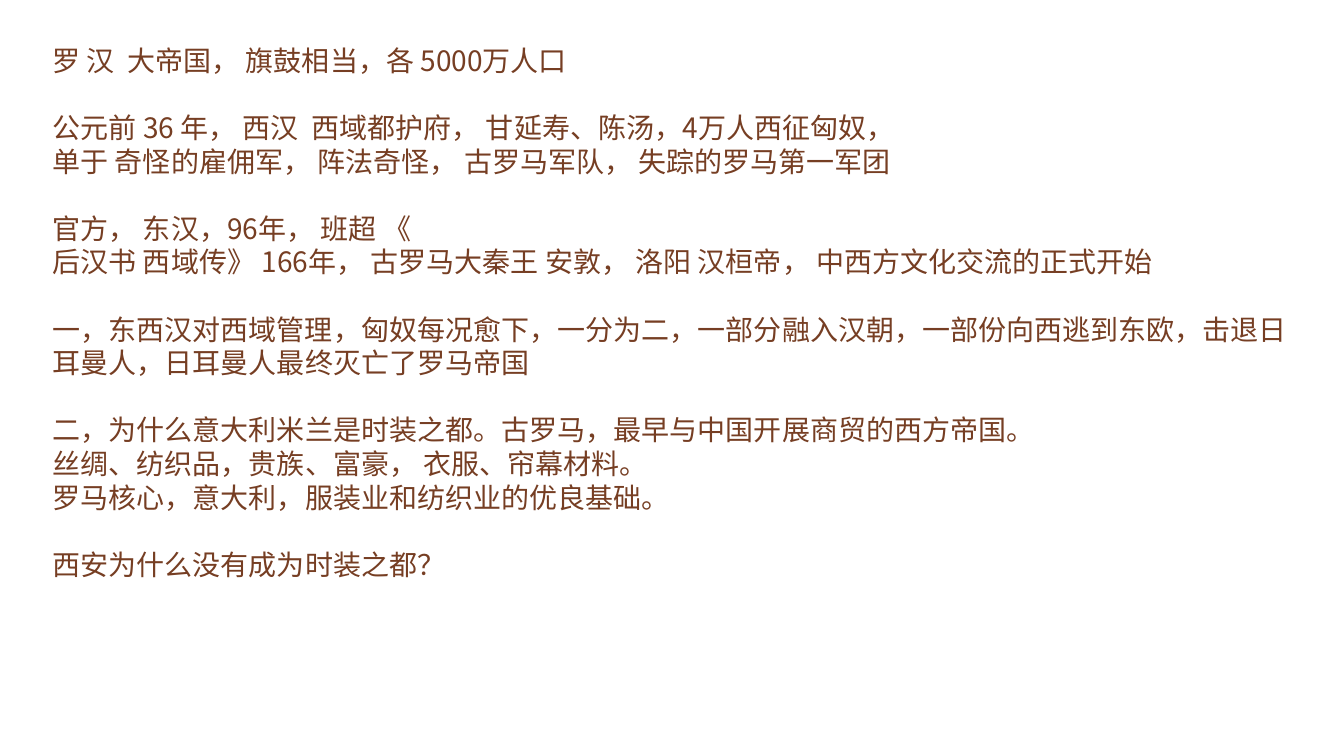
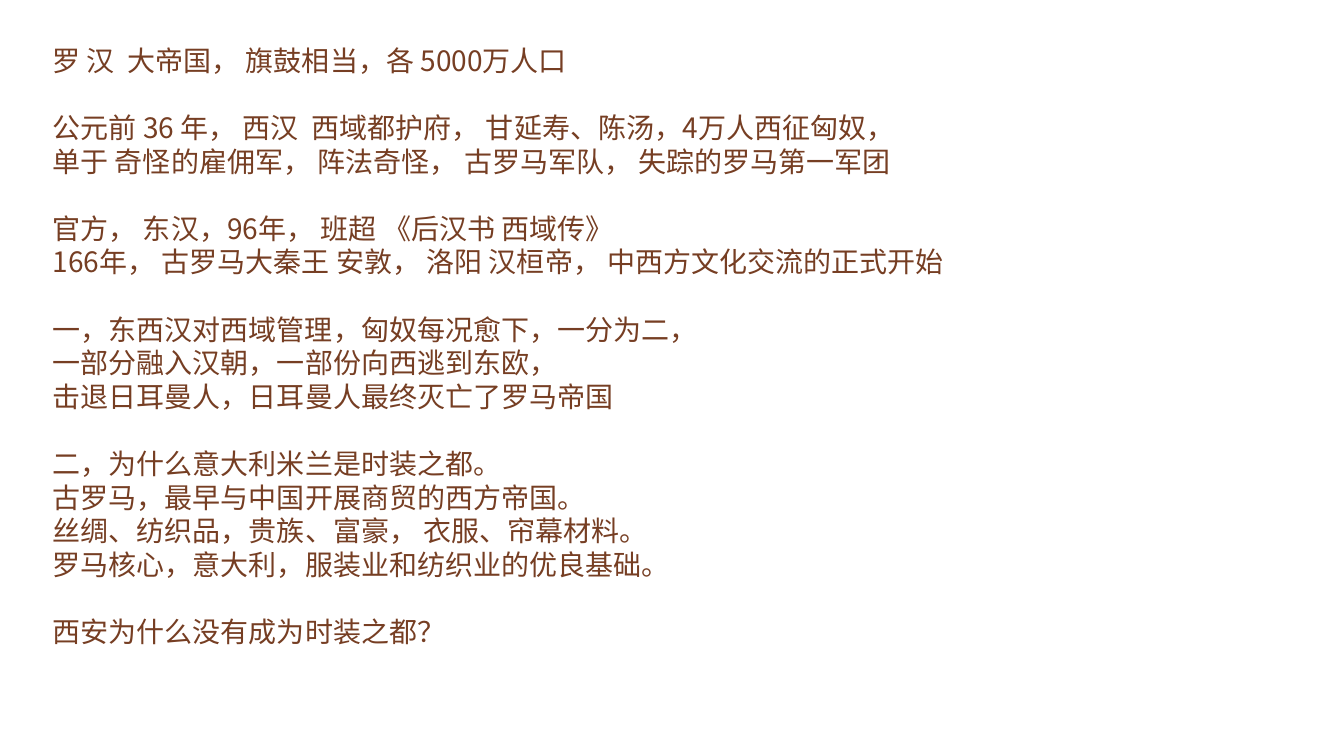
Before and after one commit to FredJiangFei/freetalk, a slide deck: slide 4 of 一带一路/资料.pptx. Drawn at 1344x756 pixels with LibreOffice and Linux fonts; fonts in the diff are those of the drawing; background and template pictures are left out. Boxes give left, top, right and bottom in pixels: in the first picture for what was removed or moved away, otherwise in the second. Text is boxed around its words. In the diff, an @@ line names an element or a change of style, - is before the commit and + after.

```diff
--- a/一带一路/资料.pptx
+++ b/一带一路/资料.pptx
@@ text at (x1=53, y1=215, x2=943, y2=511): text changed @@
-官方， 东汉，96年， 班超 《
-后汉书 西域传》 166年， 古罗马大秦王 安敦， 洛阳 汉桓帝， 中西方文化交流的正式开始
-一，东西汉对西域管理，匈奴每况愈下，一分为二，一部分融入汉朝，一部份向西逃到东欧，击退日耳曼人，日耳曼人最终灭亡了罗马帝国
-二，为什么意大利米兰是时装之都。古罗马，最早与中国开展商贸的西方帝国。
+官方， 东汉，96年， 班超 《后汉书 西域传》
+166年， 古罗马大秦王 安敦， 洛阳 汉桓帝， 中西方文化交流的正式开始
+一，东西汉对西域管理，匈奴每况愈下，一分为二，
+一部分融入汉朝，一部份向西逃到东欧，
+击退日耳曼人，日耳曼人最终灭亡了罗马帝国
+二，为什么意大利米兰是时装之都。
+古罗马，最早与中国开展商贸的西方帝国。
```
Also in this commit, not shown: 2 other slides changed, 2 other files.
